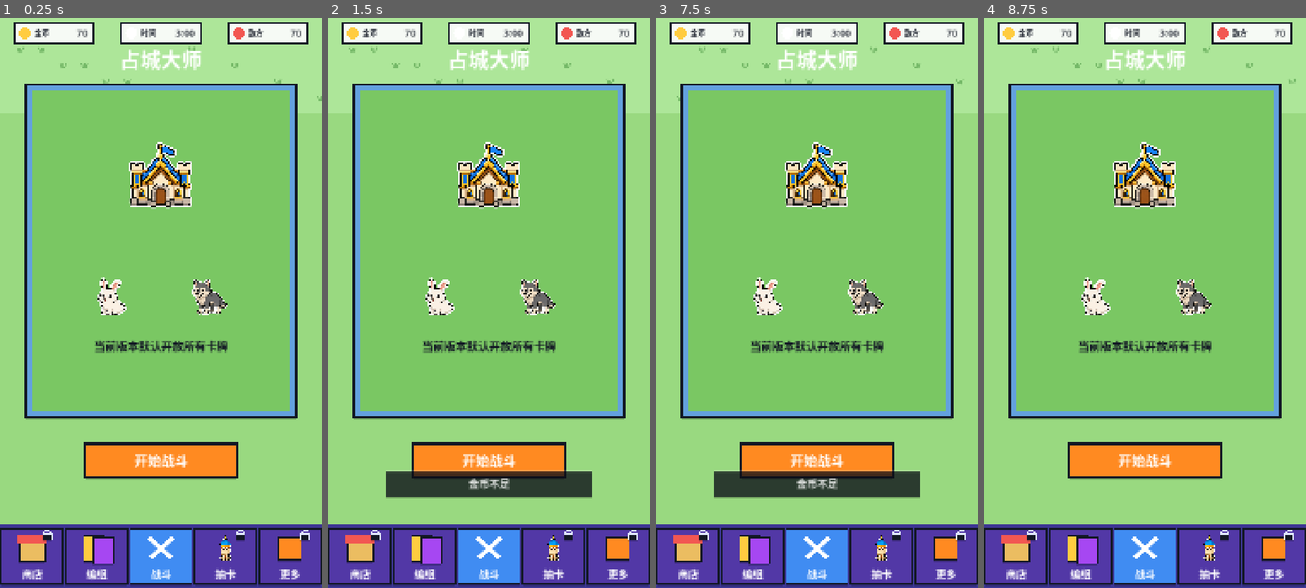
Above: before the commit, frames 1-4 (left to right).
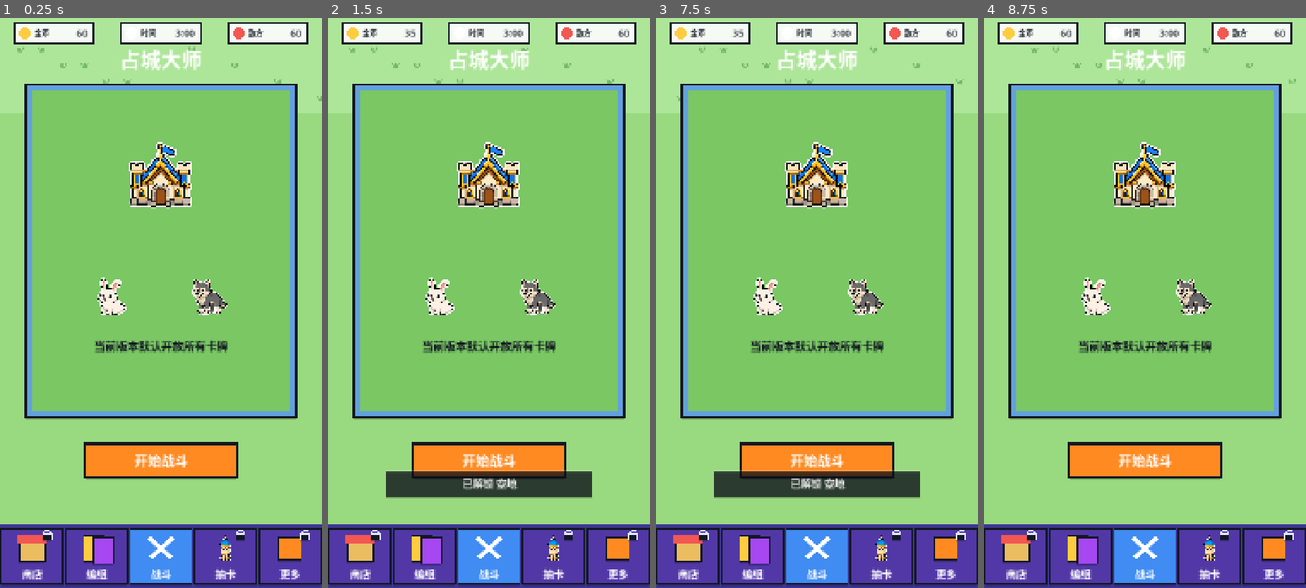
Above: after the commit, the same moments.

Repository: BlacKKing4210/zhanchengdashi
Game: Godot game, scene res://scenes/main.tscn
The game is run twice, just before and just after one commit, with the same random seed, the same clock (stepped at 60 frames per second) and the same inputs.
Inputs (mouse positions are in pixels of both pictures, inside the frame that each line leads up to):
- Up to frame 1 (0.25 s): no input
- Up to frame 2 (1.5 s): tap Enter at 0.5 s; move the mouse to (559, 274) at 0.52 s; tap R at 0.6 s; click (559, 274) at 0.67 s; drag from (424, 331) to (472, 417) at 1.27 s
- Up to frame 3 (7.5 s): move the mouse to (849, 177) at 2.02 s; tap R every 1.5 s from 2.1 to 6.6 s; click (849, 177) at 2.17 s; drag from (800, 417) to (720, 217) at 2.77 s; move the mouse to (913, 388) at 3.52 s; click (913, 388) at 3.67 s; drag from (720, 217) to (768, 160) at 4.27 s; move the mouse to (833, 303) at 5.02 s; click (833, 303) at 5.17 s; tap Space at 5.75 s; drag from (768, 160) to (752, 331) at 5.77 s; move the mouse to (887, 274) at 6.52 s; click (887, 274) at 6.67 s; drag from (752, 331) to (800, 417) at 7.27 s
- Up to frame 4 (8.75 s): move the mouse to (1177, 177) at 8.02 s; tap R at 8.1 s; click (1177, 177) at 8.17 s

The runs differ from the first frame. In frame 1, less than 0.1% of the frame differs, in the area x 23-92%, y 1-4%; in frame 2, 0.3%, in the area x 24-92%, y 1-83%; in frame 3, 0.3%; in frame 4, less than 0.1%.

Commit message:
Update battle tile states and balance

Diff:
--- a/scripts/app/main.gd
+++ b/scripts/app/main.gd
@@ -12,6 +12,19 @@
 const SCREEN_BATTLE = "battle"
 const DECK_SIZE = 8
 const BATTLE_TIME = 180.0
+const STARTING_GOLD = 60
+const INCOME_INTERVAL = 3.0
+const BASE_INCOME = 12
+const MINE_INCOME = 10
+const QUESTION_PRICE = 25
+const MINE_PRICE = 50
+const TOWER_PRICE = 50
+const UNIT_LOW_PRICE = 50
+const UNIT_MID_PRICE = 100
+const UNIT_HIGH_PRICE = 250
+const QUESTION_EMPTY_CHANCE = 70
+const QUESTION_RARE_CHANCE = 80
+const QUESTION_EPIC_CHANCE = 95
 
 const PLAYER_BASE = Vector2i(3, 11)
 const ENEMY_BASE = Vector2i(3, 1)
@@ -277,10 +290,10 @@
 	units.clear()
 	effects.clear()
 	selected_tile = Vector2i(-99, -99)
-	gold = 70
-	enemy_gold = 70
+	gold = STARTING_GOLD
+	enemy_gold = STARTING_GOLD
 	battle_timer = BATTLE_TIME
-	income_timer = 0.0
+	income_timer = INCOME_INTERVAL
 	enemy_timer = 1.0
 	game_over = false
 	pause_open = false
@@ -316,21 +329,64 @@
 
 func _generate_site_once(key: Vector2i, tile: Dictionary) -> void:
 	var site_seed = absi(hash("%d:%d" % [key.x, key.y]))
-	var types = ["barracks", "mine", "tower", "barracks", "mystery", "hall"]
-	var costs = [45, 55, 70, 90, 120, 150]
-	var site = String(types[site_seed % types.size()])
-	var cost = int(costs[floori(float(site_seed) / 7.0) % costs.size()])
+	var roll = site_seed % 100
+	var site = "mystery"
+	var cost = QUESTION_PRICE
+	if roll < 50:
+		site = "mystery"
+		cost = QUESTION_PRICE
+	elif roll < 70:
+		cost = _price_for_seed(site_seed)
+		site = "hall" if cost >= UNIT_HIGH_PRICE else "barracks"
+	elif roll < 90:
+		site = "tower"
+		cost = TOWER_PRICE
+	else:
+		site = "mine"
+		cost = MINE_PRICE
 	tile["site"] = site
 	tile["site_cost"] = cost
 	tile["site_reward"] = _site_reward(site, site_seed)
-	tile["site_card"] = _card_for_cost(cost)
+	tile["site_card"] = _site_card_for_site(site, cost, site_seed, String(tile["site_reward"]))
+
+
+func _price_for_seed(site_seed: int) -> int:
+	var roll = floori(float(site_seed) / 7.0) % 100
+	if roll < 30:
+		return UNIT_LOW_PRICE
+	if roll < 80:
+		return UNIT_MID_PRICE
+	return UNIT_HIGH_PRICE
+
+
+func _mystery_roll(site_seed: int) -> int:
+	return floori(float(site_seed) / 13.0) % 100
 
 
 func _site_reward(site: String, site_seed: int) -> String:
 	if site != "mystery":
 		return site
-	var rewards = ["barracks", "mine", "tower", "hall"]
-	return String(rewards[floori(float(site_seed) / 13.0) % rewards.size()])
+	var roll = _mystery_roll(site_seed)
+	if roll < QUESTION_EMPTY_CHANCE:
+		return "empty"
+	if roll < QUESTION_RARE_CHANCE:
+		return "barracks"
+	return "hall"
+
+
+func _site_card_for_site(site: String, cost: int, site_seed: int, reward: String) -> String:
+	if site == "mystery":
+		var roll = _mystery_roll(site_seed)
+		if roll < QUESTION_EMPTY_CHANCE:
+			return ""
+		if roll < QUESTION_RARE_CHANCE:
+			return _card_for_tier_range(3, 4, site_seed)
+		if roll < QUESTION_EPIC_CHANCE:
+			return _card_for_tier_range(5, 5, site_seed)
+		return _card_for_tier_range(6, 6, site_seed)
+	if reward == "barracks" or reward == "hall":
+		return _card_for_cost(cost, site_seed)
+	return ""
 
 
 func _set_building(key: Vector2i, team: int, building: String, card_id: String) -> void:
@@ -347,6 +403,44 @@
 	tiles[key] = tile
 
 
+func _set_empty_tile(key: Vector2i, team: int) -> void:
+	if not tiles.has(key):
+		return
+	var tile = tiles[key]
+	tile["team"] = team
+	tile["building"] = ""
+	tile["hp"] = 0.0
+	tile["max_hp"] = 0.0
+	tile["spawn_timer"] = 0.0
+	tile["site"] = ""
+	tile["site_cost"] = 0
+	tile["site_reward"] = ""
+	tile["site_card"] = ""
+	tiles[key] = tile
+
+
+func _apply_unlock(key: Vector2i, team: int, fallback_card_id: String) -> String:
+	if not tiles.has(key):
+		return ""
+	var tile = tiles[key]
+	var result = _resolved_site(tile)
+	var card_id = String(tile.get("site_card", fallback_card_id))
+	match result:
+		"empty":
+			_set_empty_tile(key, team)
+			return "空地"
+		"gold":
+			if team == PLAYER:
+				gold += 30
+			else:
+				enemy_gold += 30
+			_set_empty_tile(key, team)
+			return "金币 +30"
+		_:
+			_set_building(key, team, result, card_id)
+			return _site_name(result, card_id)
+
+
 func _update_battle(delta: float) -> void:
 	battle_timer = maxf(0.0, battle_timer - delta)
 	if battle_timer <= 0.0:
@@ -356,9 +450,9 @@
 
 	income_timer -= delta
 	if income_timer <= 0.0:
-		income_timer = 1.0
-		gold += 4 + _building_count(PLAYER, "mine") * 8
-		enemy_gold += 4 + _building_count(ENEMY, "mine") * 7
+		income_timer = INCOME_INTERVAL
+		gold += _building_count(PLAYER, "base") * BASE_INCOME + _building_count(PLAYER, "mine") * MINE_INCOME
+		enemy_gold += _building_count(ENEMY, "base") * BASE_INCOME + _building_count(ENEMY, "mine") * MINE_INCOME
 
 	_update_buildings(delta)
 	_update_enemy(delta)
@@ -401,7 +495,7 @@
 	if enemy_gold < cost:
 		return
 	enemy_gold -= cost
-	_set_building(best_key, ENEMY, _resolved_site(tile), "wolf")
+	_apply_unlock(best_key, ENEMY, "wolf")
 
 
 func _update_units(delta: float) -> void:
@@ -444,11 +538,11 @@
 		if int(units[i]["team"]) == team:
 			continue
 		var distance = center.distance_to(Vector2(units[i]["pos"]))
-		if distance < 180.0 and distance < best_distance:
+		if distance < 150.0 and distance < best_distance:
 			best_distance = distance
 			best_index = i
 	if best_index >= 0:
-		units[best_index]["hp"] = float(units[best_index]["hp"]) - 20.0
+		units[best_index]["hp"] = float(units[best_index]["hp"]) - 22.0
 		_pulse(Vector2(units[best_index]["pos"]), COLOR_YELLOW)
 
 
@@ -459,8 +553,7 @@
 	if int(tile["team"]) == attacker:
 		return
 	if String(tile["building"]) == "":
-		tile["team"] = attacker
-		tiles[key] = tile
+		_set_empty_tile(key, attacker)
 		_pulse(_hex_center(key), COLOR_GREEN if attacker == PLAYER else COLOR_RED)
 		return
 	tile["hp"] = float(tile["hp"]) - damage
@@ -468,12 +561,10 @@
 		if String(tile["building"]) == "base":
 			_finish_battle("胜利" if attacker == PLAYER else "失败")
 			return
-		tile["team"] = attacker
-		tile["building"] = ""
-		tile["hp"] = 0.0
-		tile["max_hp"] = 0.0
-		tile["spawn_timer"] = 0.0
+		tiles[key] = tile
+		_set_empty_tile(key, attacker)
 		_pulse(_hex_center(key), COLOR_GREEN if attacker == PLAYER else COLOR_RED)
+		return
 	tiles[key] = tile
 
 
@@ -524,12 +615,11 @@
 	var tile = tiles[key]
 	var cost = int(tile["site_cost"])
 	if gold < cost:
-		_toast("金币不足")
+		_toast("金币不足，还差 %d" % [cost - gold])
 		return true
 	gold -= cost
-	var building = _resolved_site(tile)
-	_set_building(key, PLAYER, building, String(tile.get("site_card", "")))
-	_toast("已解锁 " + _site_name(building, String(tile.get("site_card", ""))))
+	var result_label = _apply_unlock(key, PLAYER, String(tile.get("site_card", "")))
+	_toast("已解锁 " + result_label)
 	return true
 
 
@@ -560,20 +650,15 @@
 	return "wolf" if team == ENEMY else String(deck[0])
 
 
-func _card_for_cost(cost: int) -> String:
-	if deck.is_empty():
-		return ""
-	var min_tier = 1
-	var max_tier = 2
-	if cost >= 140:
-		min_tier = 5
-		max_tier = 6
-	elif cost >= 100:
-		min_tier = 4
-		max_tier = 5
-	elif cost >= 70:
-		min_tier = 2
-		max_tier = 4
+func _card_for_cost(cost: int, site_seed: int = 0) -> String:
+	if cost >= UNIT_HIGH_PRICE:
+		return _card_for_tier_range(5, 6, site_seed)
+	if cost >= UNIT_MID_PRICE:
+		return _card_for_tier_range(3, 5, site_seed)
+	return _card_for_tier_range(1, 3, site_seed)
+
+
+func _card_for_tier_range(min_tier: int, max_tier: int, site_seed: int) -> String:
 	var options = []
 	for card_id in deck:
 		var card = _card_by_id(String(card_id))
@@ -581,8 +666,14 @@
 		if tier >= min_tier and tier <= max_tier:
 			options.append(String(card_id))
 	if options.is_empty():
-		return String(deck[0])
-	return String(options[cost % options.size()])
+		for card in cards:
+			var tier = int(card.get("tier", 1))
+			if tier >= min_tier and tier <= max_tier:
+				options.append(String(card.get("id", "")))
+	if options.is_empty():
+		return String(deck[0]) if not deck.is_empty() else ""
+	var pick_seed = absi(site_seed + min_tier * 17 + max_tier * 31)
+	return String(options[pick_seed % options.size()])
 
 
 func _card_by_id(card_id: String) -> Dictionary:
@@ -611,15 +702,15 @@
 func _building_hp(building: String) -> float:
 	match building:
 		"base":
-			return 420.0
+			return 520.0
 		"hall":
+			return 210.0
+		"tower":
 			return 180.0
-		"tower":
-			return 150.0
 		"mine":
-			return 120.0
+			return 125.0
 		"barracks":
-			return 130.0
+			return 170.0
 		_:
 			return 100.0
 
@@ -633,9 +724,9 @@
 		"base":
 			return 4.6 if team == PLAYER else 4.2
 		"tower":
-			return 1.1
+			return 0.95
 		"hall":
-			return 4.8
+			return 5.8
 		"barracks":
 			return 3.5
 		_:
@@ -792,26 +883,64 @@
 	var center = _hex_center(key)
 	var points = _hex_points(center)
 	var team = int(tile["team"])
-	var fill = Color(0.76, 0.78, 0.54)
+	var can_unlock = _can_unlock(key, PLAYER)
+	var fill = Color(0.86, 0.92, 0.78, 0.38)
+	var line = Color(0.54, 0.64, 0.44, 0.42)
+	var line_width = 2.0
 	if team == PLAYER:
 		fill = Color(0.49, 0.80, 0.39)
+		line = fill.darkened(0.34)
+		line_width = 3.0
 	elif team == ENEMY:
 		fill = Color(0.95, 0.43, 0.39)
+		line = fill.darkened(0.34)
+		line_width = 3.0
+	elif can_unlock:
+		fill = Color(0.98, 0.88, 0.48, 0.92)
+		line = COLOR_YELLOW if gold >= int(tile["site_cost"]) else Color(0.78, 0.72, 0.62)
+		line_width = 4.0
 	draw_polygon(points, PackedColorArray([fill, fill, fill, fill, fill, fill]))
-	draw_polyline(_closed_points(points), fill.darkened(0.34), 3.0)
+	draw_polyline(_closed_points(points), line, line_width)
 	if String(tile["building"]) != "":
 		_draw_building(center, tile)
-	elif String(tile["site"]) != "" and _can_unlock(key, PLAYER):
+	elif can_unlock:
 		_draw_site(center, tile)
 
 
 func _draw_site(center: Vector2, tile: Dictionary) -> void:
-	var building = _resolved_site(tile)
-	draw_texture_rect(_building_texture(building), Rect2(center + Vector2(-27, -36), Vector2(54, 54)), false)
+	var site = String(tile.get("site", ""))
+	_draw_site_icon(center + Vector2(0, -9), site)
 	var price_rect = Rect2(center + Vector2(-38, 22), Vector2(76, 26))
-	_box(price_rect, Color(1, 1, 1, 0.85), COLOR_LINE, 2)
+	var affordable = gold >= int(tile["site_cost"])
+	_box(price_rect, Color(1, 1, 1, 0.88) if affordable else Color(0.62, 0.64, 0.66, 0.85), COLOR_LINE, 2)
 	draw_circle(price_rect.position + Vector2(14, 13), 7, COLOR_YELLOW)
-	_draw_text_right(str(int(tile["site_cost"])), Rect2(price_rect.position + Vector2(24, 0), Vector2(46, 26)), 18, COLOR_LINE)
+	_draw_text_right(str(int(tile["site_cost"])), Rect2(price_rect.position + Vector2(24, 0), Vector2(46, 26)), 18, COLOR_LINE if affordable else Color(0.65, 0.10, 0.10))
+
+
+func _draw_site_icon(center: Vector2, site: String) -> void:
+	draw_circle(center + Vector2(0, 4), 24, Color(0, 0, 0, 0.18))
+	draw_circle(center, 24, Color(1.0, 0.96, 0.72, 0.92))
+	draw_arc(center, 25, 0.0, TAU, 32, COLOR_LINE, 2.5, true)
+	if site == "mystery":
+		_draw_text_center("?", Rect2(center + Vector2(-20, -21), Vector2(40, 38)), 30, COLOR_LINE)
+		return
+	var icon_building = _site_icon_building(site)
+	var icon_size = Vector2(34, 34)
+	if site == "tower":
+		icon_size = Vector2(34, 42)
+	draw_texture_rect(_building_texture(icon_building), Rect2(center - icon_size * 0.5 + Vector2(0, -2), icon_size), false)
+
+
+func _site_icon_building(site: String) -> String:
+	match site:
+		"mine":
+			return "mine"
+		"tower":
+			return "tower"
+		"hall":
+			return "hall"
+		_:
+			return "barracks"
 
 
 func _draw_building(center: Vector2, tile: Dictionary) -> void:
@@ -851,19 +980,31 @@
 func _draw_selection_panel() -> void:
 	var rect = Rect2(26, 1132, 668, 118)
 	_box(rect, Color(0.12, 0.10, 0.31, 0.92), Color(0.30, 0.28, 0.62), 4)
-	var title = "点击与己方地块接壤的卡牌地块解锁"
-	var detail = "可解锁地块会显示类型和价格，生成后不会因其它地块改变。"
+	var title = "点击与己方区域接壤的卡牌地块解锁"
+	var detail = "可解锁区域会显示类型和价格，生成后不会因其它地块改变。"
 	if tiles.has(selected_tile):
 		var tile = tiles[selected_tile]
 		if String(tile["building"]) != "":
 			title = _site_name(String(tile["building"]), String(tile.get("site_card", "")))
 			detail = "生命 %.0f / %.0f" % [float(tile["hp"]), float(tile["max_hp"])]
+		elif int(tile["team"]) == PLAYER:
+			title = "空地"
+			detail = "已解锁区域，可作为继续扩张的连接点。"
+		elif int(tile["team"]) == ENEMY:
+			title = "敌方空地"
+			detail = "敌方已解锁区域，战斗推进后可占领。"
 		elif _can_unlock(selected_tile, PLAYER):
-			title = "可解锁：%s  价格 %d" % [_site_name(_resolved_site(tile), String(tile.get("site_card", ""))), int(tile["site_cost"])]
-			detail = "类型和价格已在开局生成并固定。"
+			var site = String(tile.get("site", ""))
+			title = "可解锁：%s  价格 %d" % [_site_name(site, String(tile.get("site_card", ""))), int(tile["site_cost"])]
+			if gold < int(tile["site_cost"]):
+				detail = "金币不足，还差 %d。相邻地块会显示类型图标和价格。" % [int(tile["site_cost"]) - gold]
+			elif site == "mystery":
+				detail = "问号区域购买后翻开，可能为空地、稀有、史诗或传说兵营。"
+			else:
+				detail = "相邻可解锁区域，购买后立即变为己方区域。"
 		else:
 			title = "未连接地块"
-			detail = "先占领或购买相邻地块。"
+			detail = "未解锁区域只显示淡色，先扩张到相邻地块。"
 	_draw_text_fit(title, Rect2(rect.position + Vector2(24, 18), Vector2(620, 34)), 24, Color.WHITE)
 	_draw_text_fit(detail, Rect2(rect.position + Vector2(24, 60), Vector2(620, 32)), 20, Color(0.84, 0.88, 1.0))
 
@@ -1121,6 +1262,12 @@
 	match building:
 		"base":
 			return "基地"
+		"mystery":
+			return "问号区域"
+		"empty":
+			return "空地"
+		"gold":
+			return "金币"
 		"barracks":
 			return _unit_name(card_id) + "营地"
 		"hall":
